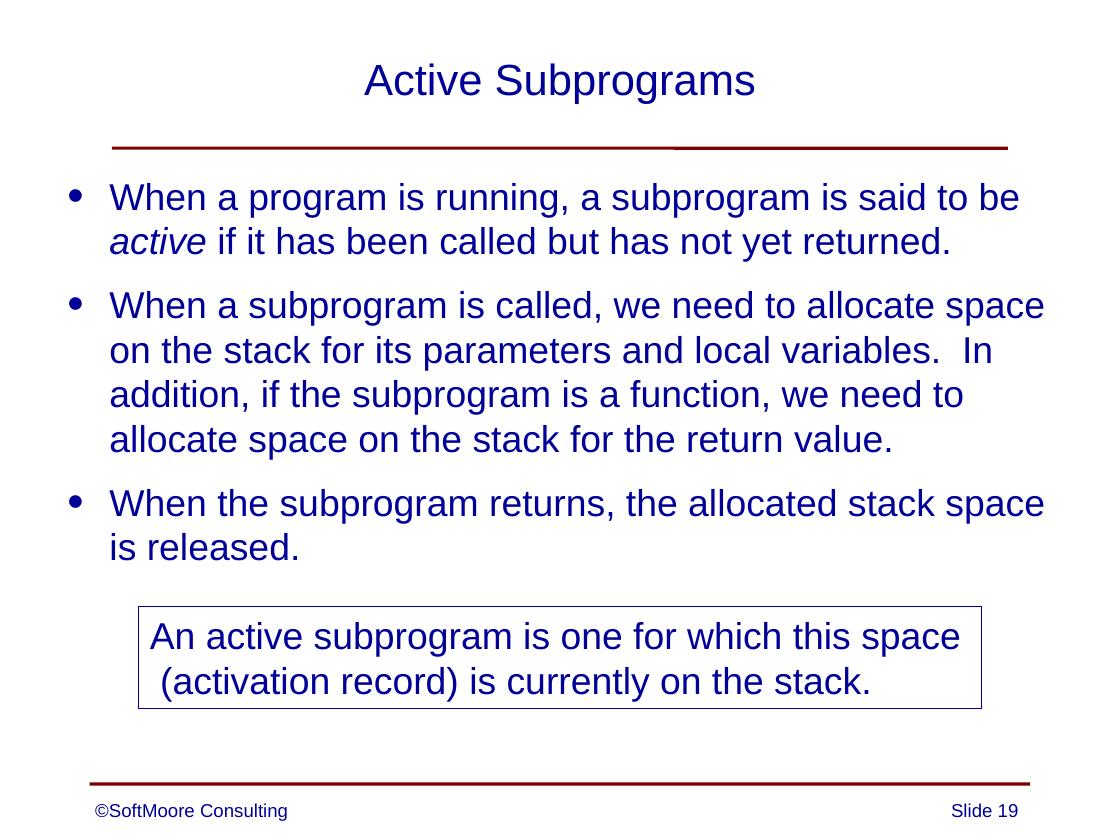
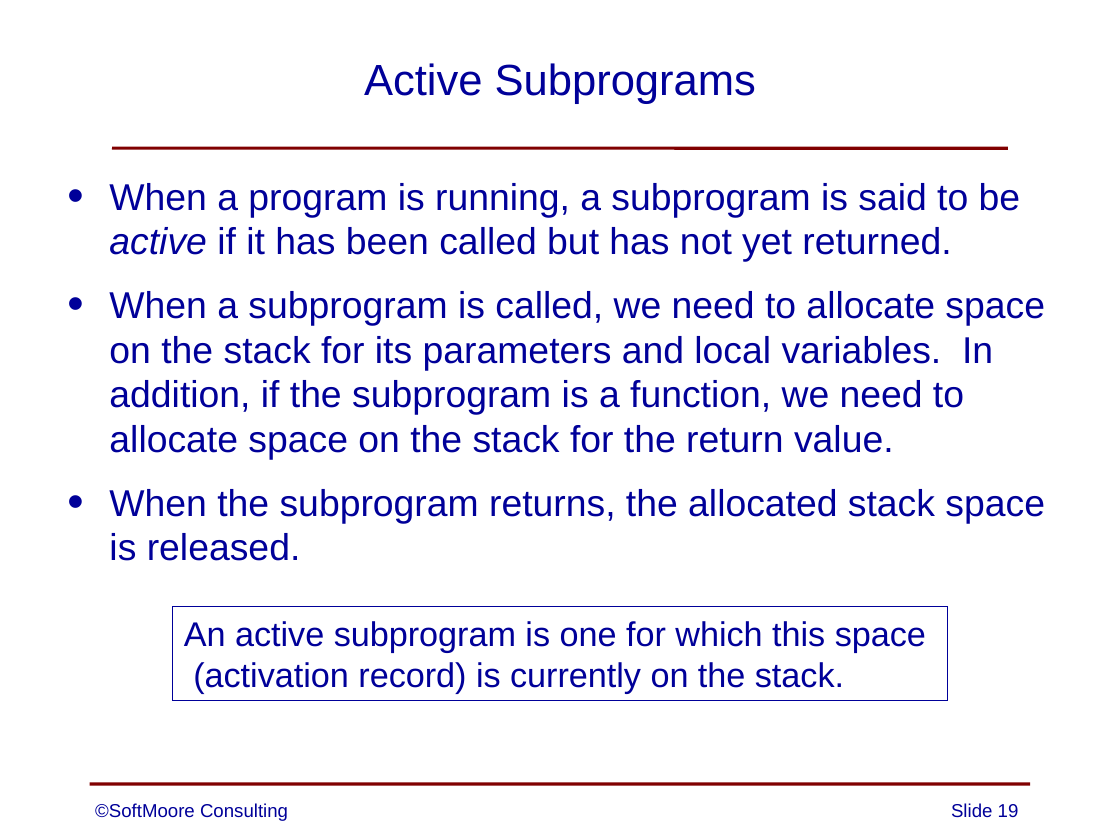
Before and after one commit to SoftMoore/CPRL, a slide deck: slide 19 of PowerPoint Slides/13 - Subprograms.pptx. Drawn at 1120x840 pixels with LibreOffice and Linux fonts; fonts in the diff are those of the drawing. Boxes give left, top, right and bottom in pixels: in the first picture for what was removed or moved away, otherwise in the second. Text is boxed around its words. In the diff, an @@ line names an element or a change of style, - is before the commit and + after.

Commit message:
several font adjustments; one correction, changed Context to SubprogramContext

```diff
--- a/PowerPoint Slides/13 - Subprograms.pptx
+++ b/PowerPoint Slides/13 - Subprograms.pptx
@@ rectangle "An active subprogram is one ...": place and size @@
-rectangle "An active subprogram is one ..." at (139,607,981,709)
+rectangle "An active subprogram is one ..." at (172,607,946,701)
@@ rectangle "An active subprogram is one ..." at (172,607,946,701): size 24 to 22 pt @@
```
Also in this commit, not shown: 9 other slides changed, 1 other file.
